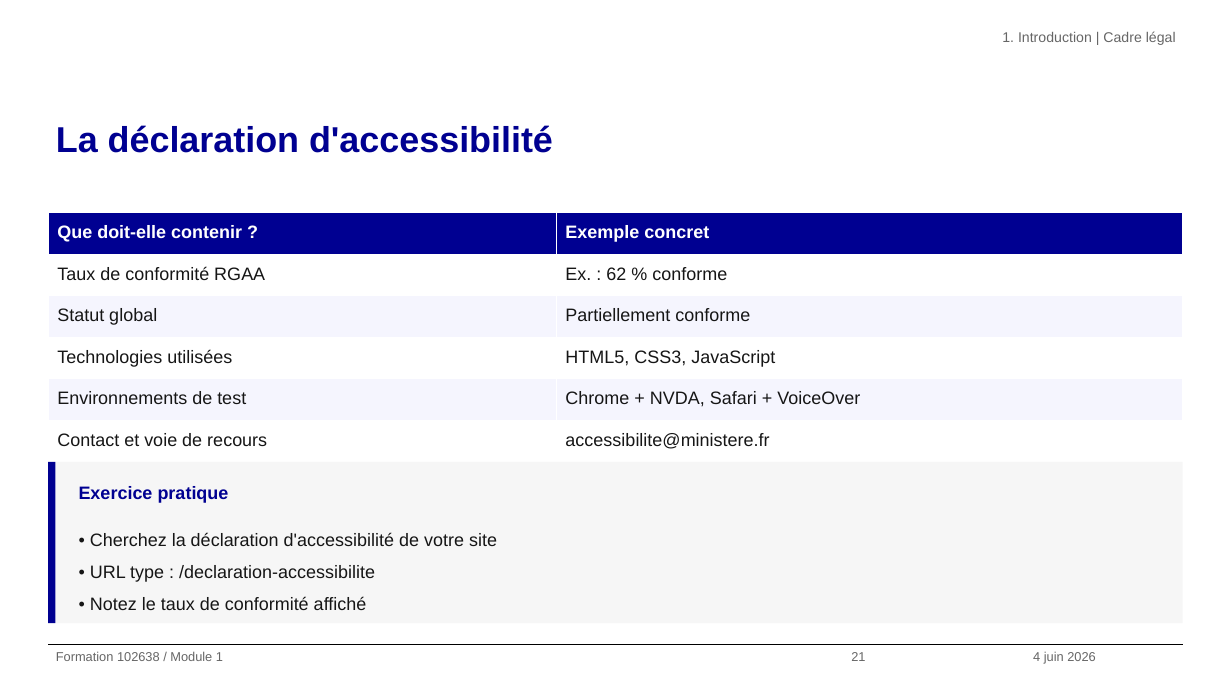
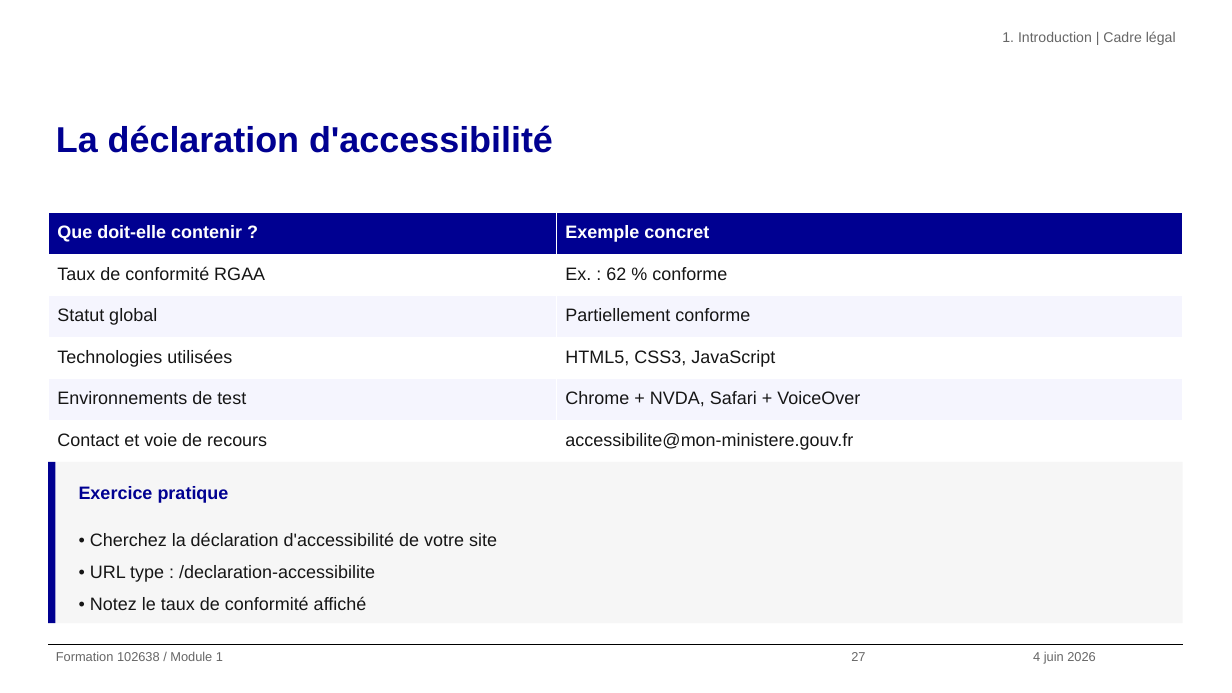
Before and after one commit to alexandra-guiderdoni/usine-fabrication-igpde-102846-ay11, a slide deck: slide 27 of formation-102638-juin-2026.pptx (slide 21 before the commit). Drawn at 1232x693 pixels with LibreOffice and Linux fonts; fonts in the diff are those of the drawing; background and template pictures are left out. Boxes give left, top, right and bottom in pixels: in the first picture for what was removed or moved away, otherwise in the second. Text is boxed around its words. In the diff, an @@ line names an element or a change of style, - is before the commit and + after.

```diff
--- a/formation-102638-juin-2026.pptx
+++ b/formation-102638-juin-2026.pptx
@@ table at bbox=[48, 213, 1183, 462] @@
-row 6, column 2: accessibilite@ministere.fr
+row 6, column 2: accessibilite@mon-ministere.gouv.fr
@@ text at bbox=[851, 652, 865, 661]: text changed @@
-21
+27
```
Also in this commit, not shown: 100 other slides changed, 7 slides added, 1 slide removed, 3 other files.
